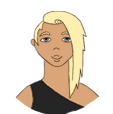
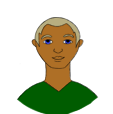
Layers edited between the first and the second 113px x 114px image:
removed layer "Layer 12" over (15, 11, 100, 114)
added layer "Layer 20" above "Layer 18" over (16, 17, 99, 114)
